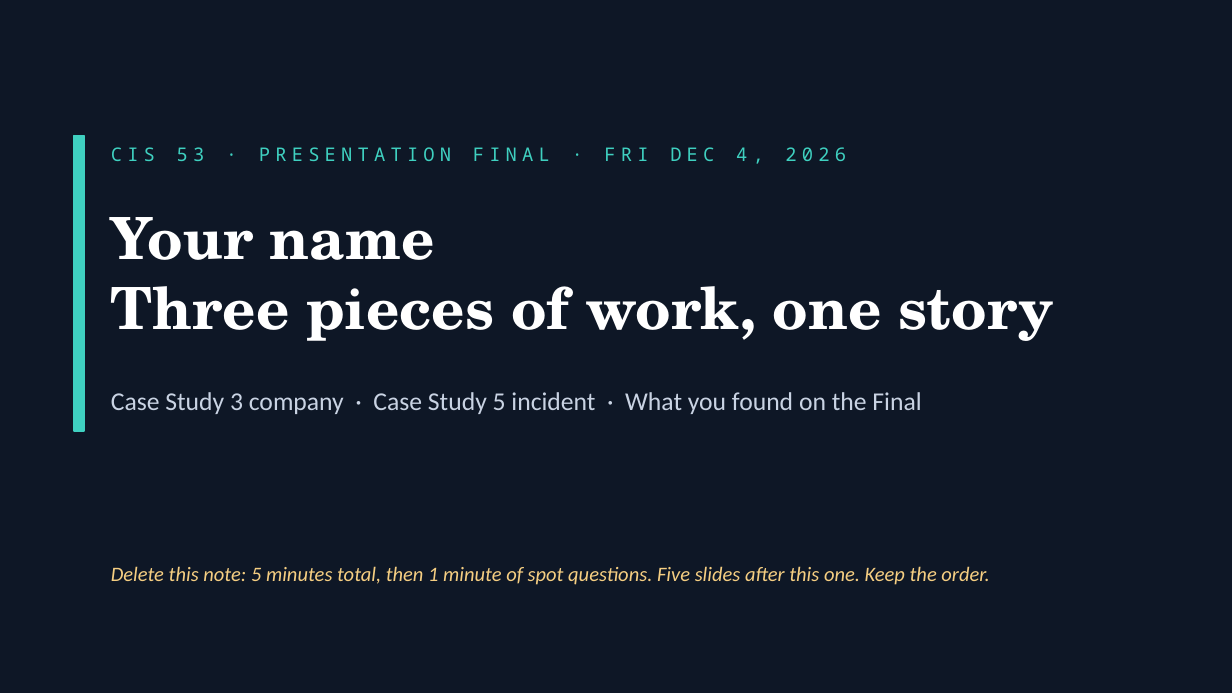
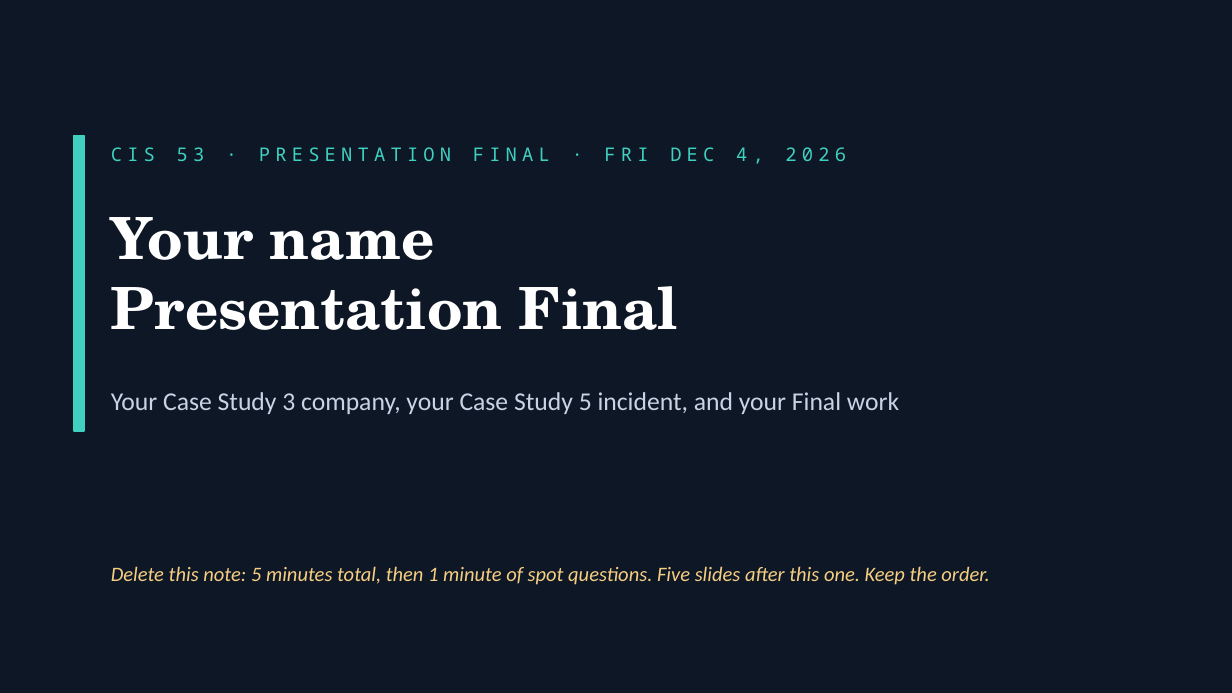
Before and after one commit to cyberdefendersprogram/classapp, a slide deck: slide 1 of content/cis53/templates/CIS53-Final-Presentation-Template.pptx. Drawn at 1232x693 pixels with LibreOffice and Linux fonts; fonts in the diff are those of the drawing. Boxes give left, top, right and bottom in pixels: in the first picture for what was removed or moved away, otherwise in the second. Text is boxed around its words. In the diff, an @@ line names an element or a change of style, - is before the commit and + after.

```diff
--- a/content/cis53/templates/CIS53-Final-Presentation-Template.pptx
+++ b/content/cis53/templates/CIS53-Final-Presentation-Template.pptx
@@ text at box(111, 286, 678, 330): text changed @@
-Three pieces of work, one story
+Presentation Final
@@ text at box(111, 392, 899, 414): text changed @@
-Case Study 3 company · Case Study 5 incident · What you found on the Final
+Your Case Study 3 company, your Case Study 5 incident, and your Final work
```
Also in this commit, not shown: 5 other slides changed, 1 other file.
